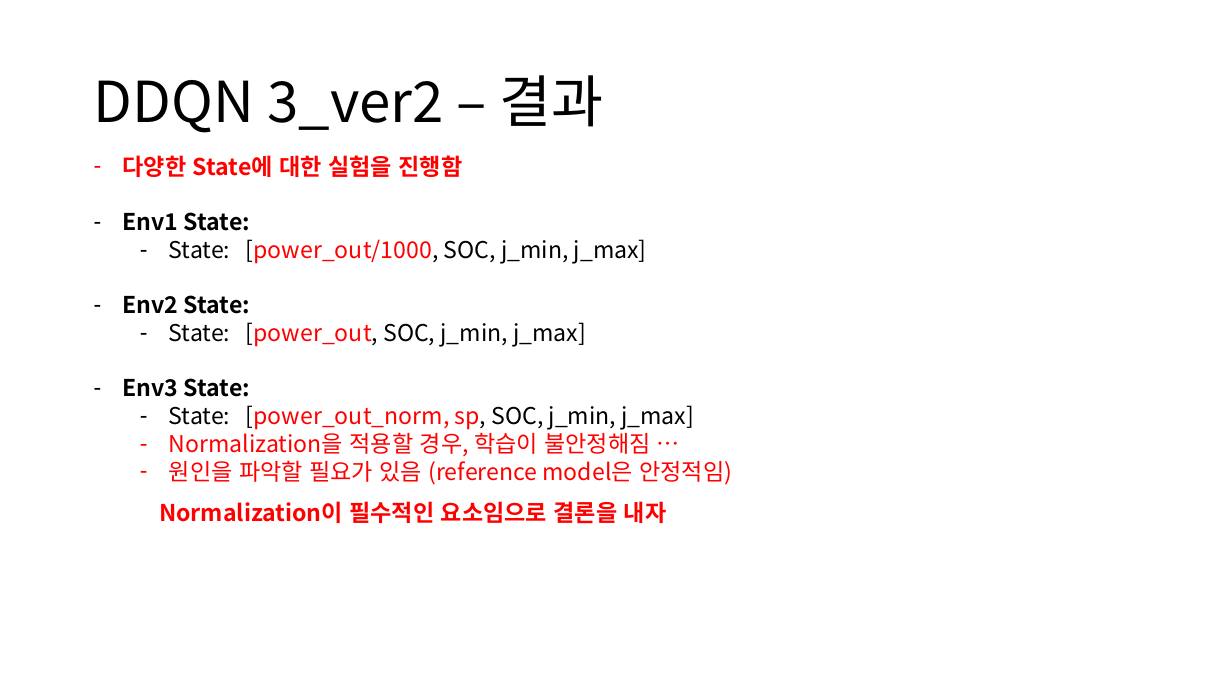
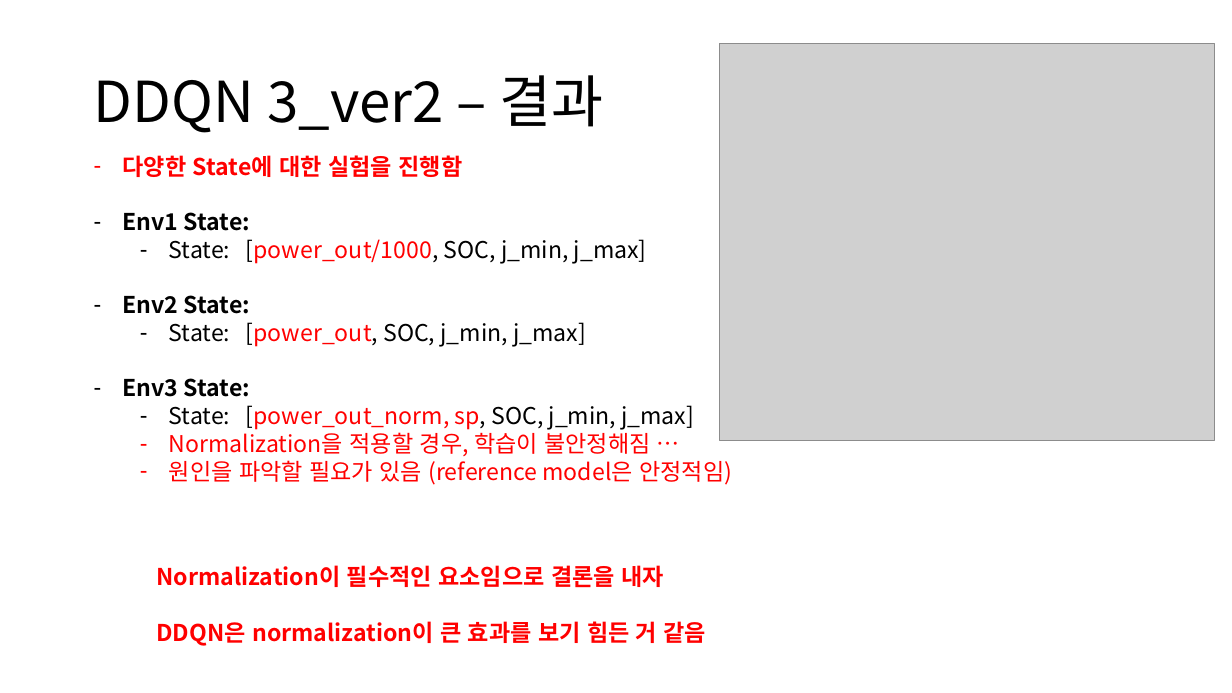
Before and after one commit to zidane89/experiment, a slide deck: slide 5 of 실험정리.pptx. Drawn at 1232x693 pixels with LibreOffice and Linux fonts; fonts in the diff are those of the drawing; grey boxes stand for pictures. Boxes give left, top, right and bottom in pixels: in the first picture for what was removed or moved away, otherwise in the second. Text is boxed around its words. In the diff, an @@ line names an element or a change of style, - is before the commit and + after.

```diff
--- a/실험정리.pptx
+++ b/실험정리.pptx
@@ picture added at <box>719,43,1215,440</box> @@
@@ text "Normalization이 필수적인 요소임으로 결론을 내자": place and size @@
-text "Normalization이 필수적인 요소임으로 결론을 내자" at <box>159,501,667,524</box>
+text "Normalization이 필수적인 요소임으로 결론을 내자" at <box>156,565,707,646</box>
@@ text at <box>156,621,707,646</box>: paragraph added @@
+DDQN은 normalization이 큰 효과를 보기 힘든 거 같음
```
Also in this commit, not shown: 4 other slides changed, 2 slides added, 3 other files.
